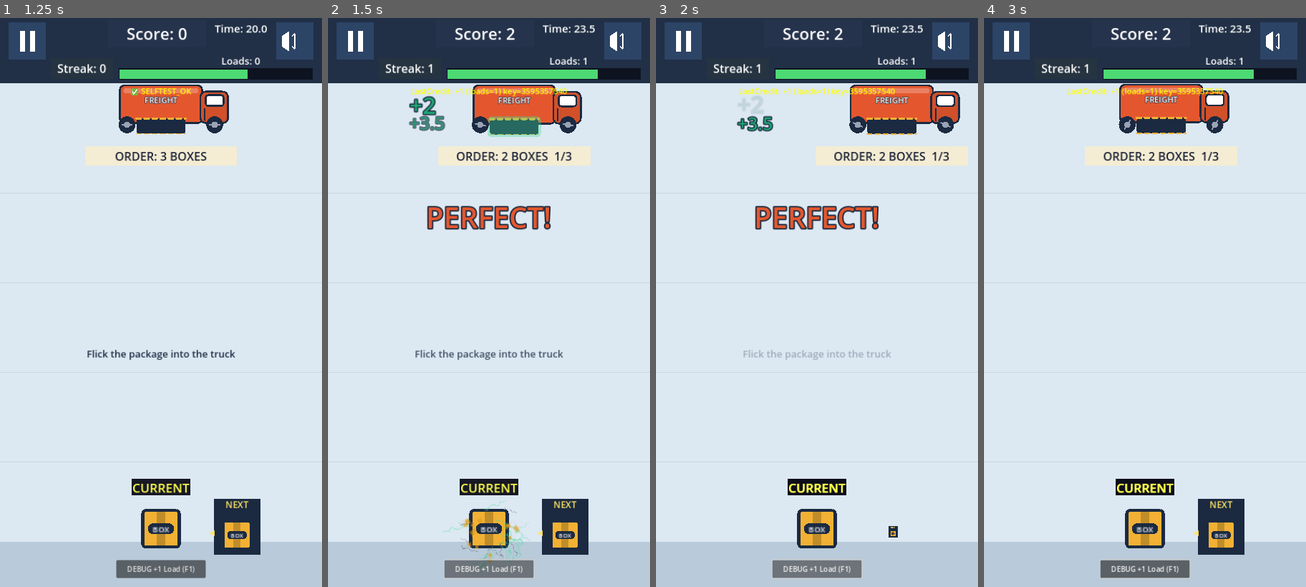
Above: before the commit, frames 1-4 (left to right).
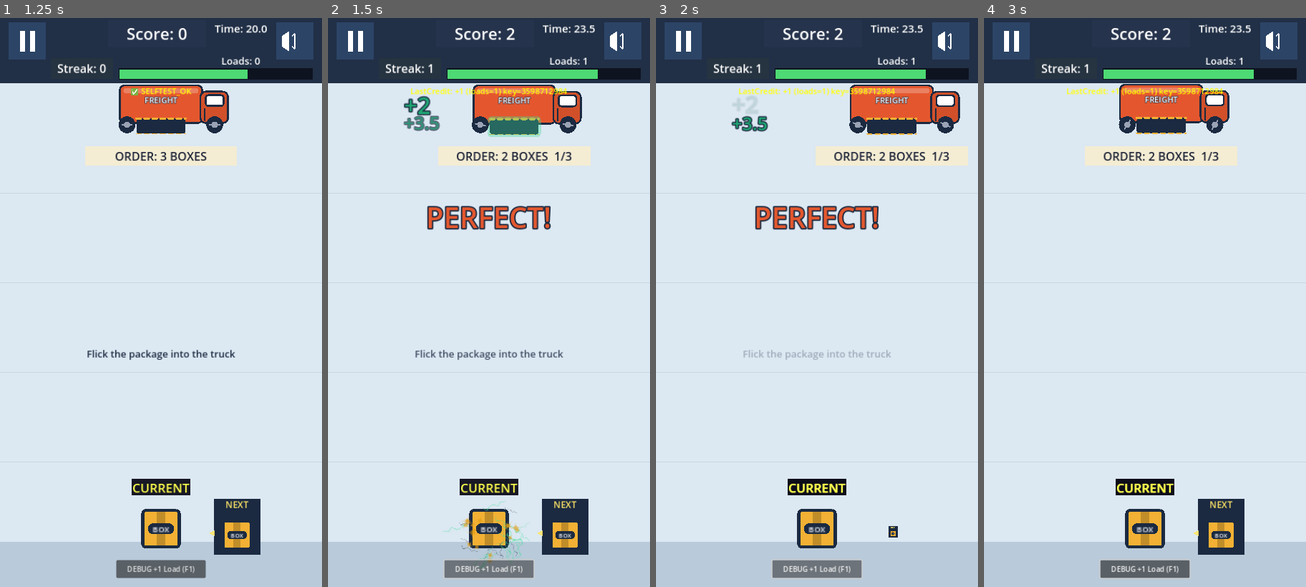
Above: after the commit, the same moments.

Repository: shaharFranses/flick-freight
Game: Godot game, scene res://scenes/main.tscn
Two runs of this game, one before a commit and one after it. Both use one fixed random seed, a clock stepped at 60 frames per second and the inputs below.
Inputs (mouse positions are in pixels of both pictures, inside the frame that each line leads up to):
- Up to frame 1 (1.25 s): move the mouse to (231, 274) at 0.52 s; click (231, 274) at 0.67 s; tap Space (ui_select) at 0.77 s
- Up to frame 2 (1.5 s): click "DEBUG +1 Load (F1)" at 1.25 s
- Up to frame 3 (2 s): no input
- Up to frame 4 (3 s): drag from (1080, 330) to (1219, 131) at 2.02 s; move the mouse to (1177, 171) at 2.77 s; click (1177, 171) at 2.92 s

Frame 1 is identical in both runs. In frame 2, 0.5% of the frame differs, in the area x 23-75%, y 12-20%; in frame 3, 0.4%; in frame 4, less than 0.1%.

Commit message:
r4: streak ring honours QA slow-mo, xN! label below PERFECT!, pop column 12px clearer of the truck

Diff:
--- a/scripts/art.gd
+++ b/scripts/art.gd
@@ -90,7 +90,7 @@
 
 # r4: side column for +N / time pops, right beside the truck (truck spans bay-92..bay+150)
 static func pop_column_x(bx: float) -> float:
-	return bx + 158.0 if bx < 360.0 else bx - 92.0 - 86.0
+	return bx + 160.0 if bx < 360.0 else bx - 92.0 - 98.0
 
 static func build_cargo_scaled(t: String) -> Node2D:
 	var n = build_cargo(t)
--- a/scripts/ui_manager.gd
+++ b/scripts/ui_manager.gd
@@ -942,8 +942,9 @@
 	world.add_child(ring)
 	var rt = ring.create_tween()
 	rt.set_parallel(true)
-	rt.tween_property(ring, "scale", Vector2(3.2, 2.2), 0.6).set_trans(Tween.TRANS_CUBIC).set_ease(Tween.EASE_OUT)
-	rt.tween_property(ring, "modulate:a", 0.0, 0.6).set_trans(Tween.TRANS_QUAD).set_ease(Tween.EASE_IN)
+	var rdm = 3.0 if game_manager.qa_mode else 1.0  # same 3x QA slow-mo as the other effects
+	rt.tween_property(ring, "scale", Vector2(3.2, 2.2), 0.6 * rdm).set_trans(Tween.TRANS_CUBIC).set_ease(Tween.EASE_OUT)
+	rt.tween_property(ring, "modulate:a", 0.0, 0.6 * rdm).set_trans(Tween.TRANS_QUAD).set_ease(Tween.EASE_IN)
 	rt.chain().tween_callback(ring.queue_free)
 	var l = Label.new()
 	l.text = "x%d!" % mult
@@ -954,7 +955,7 @@
 	l.size = Vector2(160, 70)
 	l.horizontal_alignment = HORIZONTAL_ALIGNMENT_CENTER
 	l.pivot_offset = Vector2(80, 35)
-	l.position = Vector2(clamp(bay.global_position.x - 80, 0, 560), 430)
+	l.position = Vector2(clamp(bay.global_position.x - 80, 0, 560), 500)  # below PERFECT!
 	l.scale = Vector2(0.3, 0.3)
 	l.z_index = 150
 	l.mouse_filter = Control.MOUSE_FILTER_IGNORE
